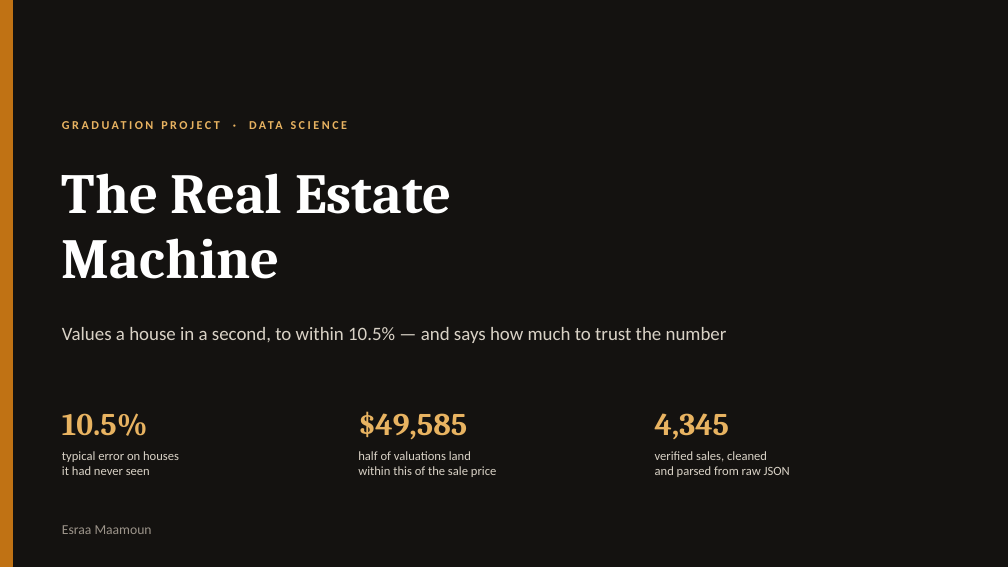
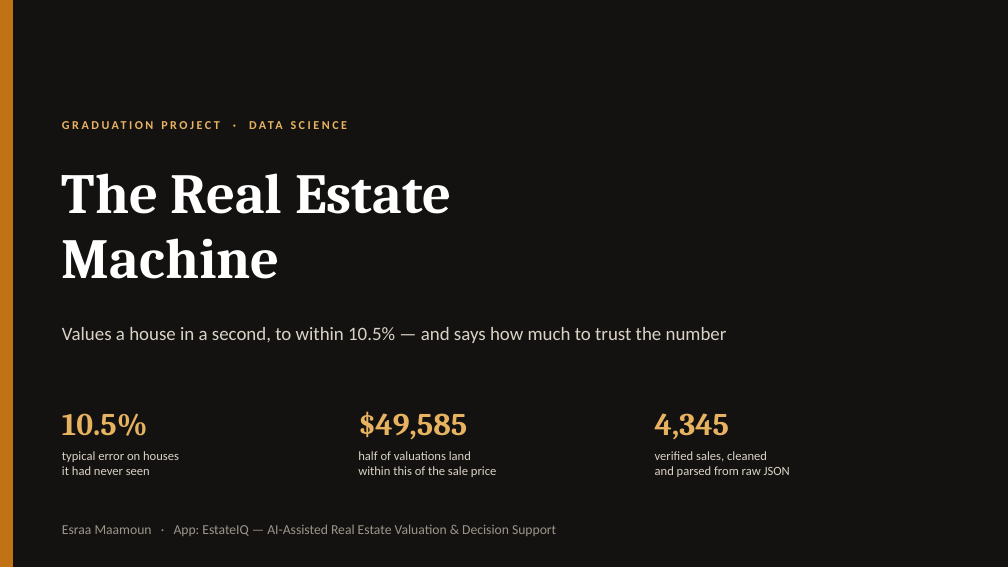
Before and after one commit to EsraaMaamoun/real-estate-machine, a slide deck: slide 1 of reports/Real_Estate_Machine_defense.pptx. Drawn at 1008x567 pixels with LibreOffice and Linux fonts; fonts in the diff are those of the drawing. Boxes give left, top, right and bottom in pixels: in the first picture for what was removed or moved away, otherwise in the second. Text is boxed around its words. In the diff, an @@ line names an element or a change of style, - is before the commit and + after.

```diff
--- a/reports/Real_Estate_Machine_defense.pptx
+++ b/reports/Real_Estate_Machine_defense.pptx
@@ text at [62, 524, 556, 536]: text changed @@
-Esraa Maamoun
+Esraa Maamoun · App: EstateIQ — AI-Assisted Real Estate Valuation & Decision Support
```
Also in this commit, not shown: 7 other slides changed.
